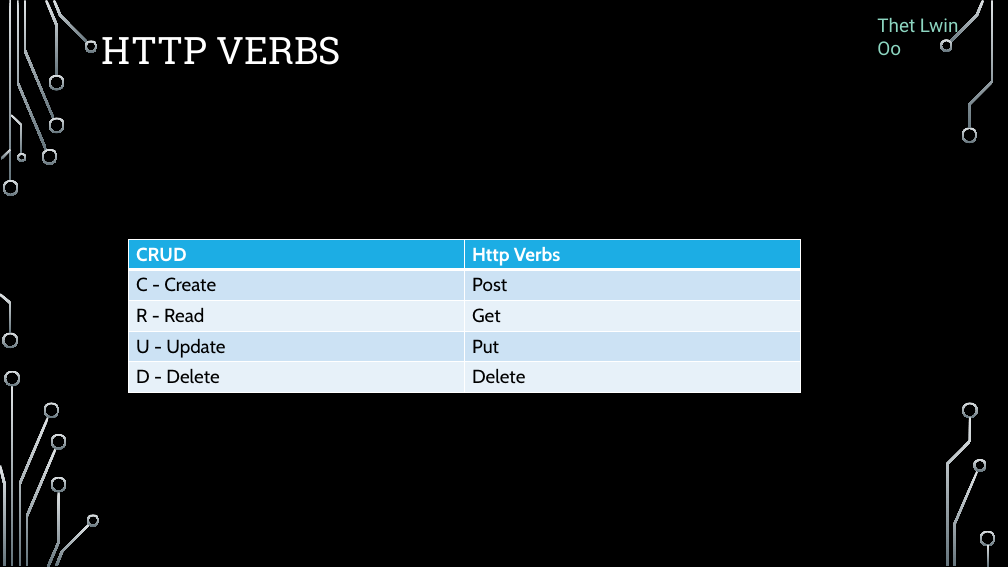
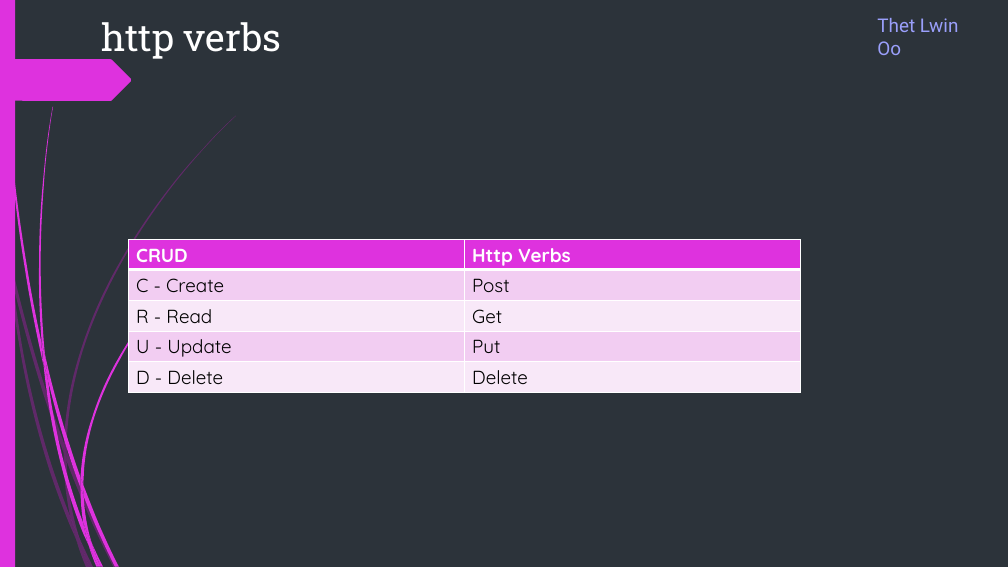
Before and after one commit to ThetLwinOoAam/AspNetMVCTPC1_Doc, a slide deck: slide 9 of AspNetWebApi.pptx. Drawn at 1008x567 pixels with LibreOffice and Linux fonts; fonts in the diff are those of the drawing; background and template pictures are left out. Boxes give left, top, right and bottom in pixels: in the first picture for what was removed or moved away, otherwise in the second. Text is boxed around its words. In the diff, an @@ line names an element or a change of style, - is before the commit and + after.

```diff
--- a/AspNetWebApi.pptx
+++ b/AspNetWebApi.pptx
@@ background picture (left out) to #2C333A @@
@@ rectangle added at (0, 0, 15, 567), fill #DE32DE @@
@@ title "http verbs" at (102, 22, 281, 61): vertical alignment middle to top @@
@@ title at (102, 22, 281, 61): text changed @@
-HTTP VERBS
+http verbs
@@ text "Thet Lwin Oo" at (877, 18, 959, 55): text colour #8DD6C1 to #9A9FFB @@
@@ freeform shape added at (0, 59, 132, 101), fill #DE32DE @@
@@ table at (129, 240, 800, 392) @@
@@ fill #1CADE4 to #DE32DE in row 1 @@
@@ fill #CDE3F5 to #F2CEF2 in 4 cells @@
@@ fill #E8F1FA to #F9E8F9 in 4 cells @@
@@ font Cabin to Quicksand @@
@@ fill gradient #DFE3E5 to #65757D to #DE32DE in 5 elements at (83, 523, 101, 566), (80, 477, 83, 496), (92, 544, 104, 567), (43, 361, 88, 546), (42, 340, 48, 382) @@
@@ freeform shape: place and size @@
-freeform shape at (0, 293, 11, 333)
+freeform shape at (42, 340, 48, 382)
@@ freeform shape: place and size @@
-freeform shape at (18, 417, 48, 566)
+freeform shape at (43, 361, 88, 546)
@@ fill gradient #DFE3E5 to #65757D to #B01CB0 at 40% opacity in 3 elements at (67, 451, 117, 567), (64, 453, 79, 538), (64, 443, 67, 461) @@
@@ freeform shape: place and size @@
-freeform shape at (51, 434, 67, 450)
+freeform shape at (64, 443, 67, 461)
@@ freeform shape: place and size @@
-freeform shape at (47, 492, 60, 567)
+freeform shape at (64, 453, 79, 538)
@@ freeform shape: place and size @@
-freeform shape at (26, 448, 57, 566)
+freeform shape at (67, 451, 117, 567)
@@ freeform shape: place and size @@
-freeform shape at (51, 476, 67, 492)
+freeform shape at (80, 477, 83, 496)
@@ group added at (2, 0, 197, 567): 7 freeform shapes @@
@@ group added at (0, 116, 236, 567): 7 freeform shapes @@
@@ freeform shape: place and size @@
-freeform shape at (55, 523, 90, 566)
+freeform shape at (83, 523, 101, 566)
@@ freeform shape: place and size @@
-freeform shape at (87, 514, 100, 526)
+freeform shape at (92, 544, 104, 567)
@@ group removed at (0, 0, 996, 566): 25 freeform shapes, 3 rectangles @@
```
Also in this commit, not shown: 14 other slides changed, 14 slides added.
